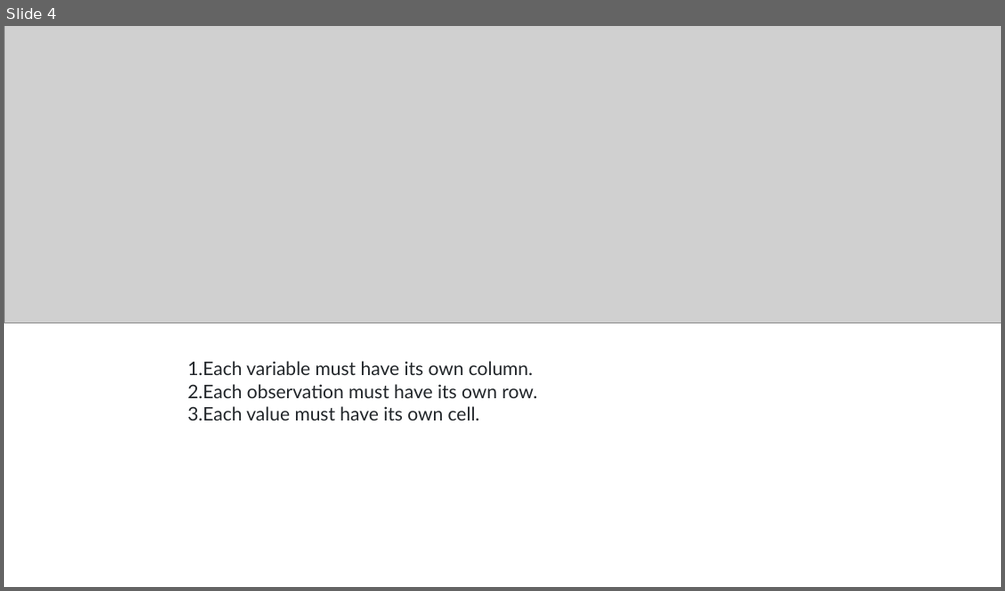
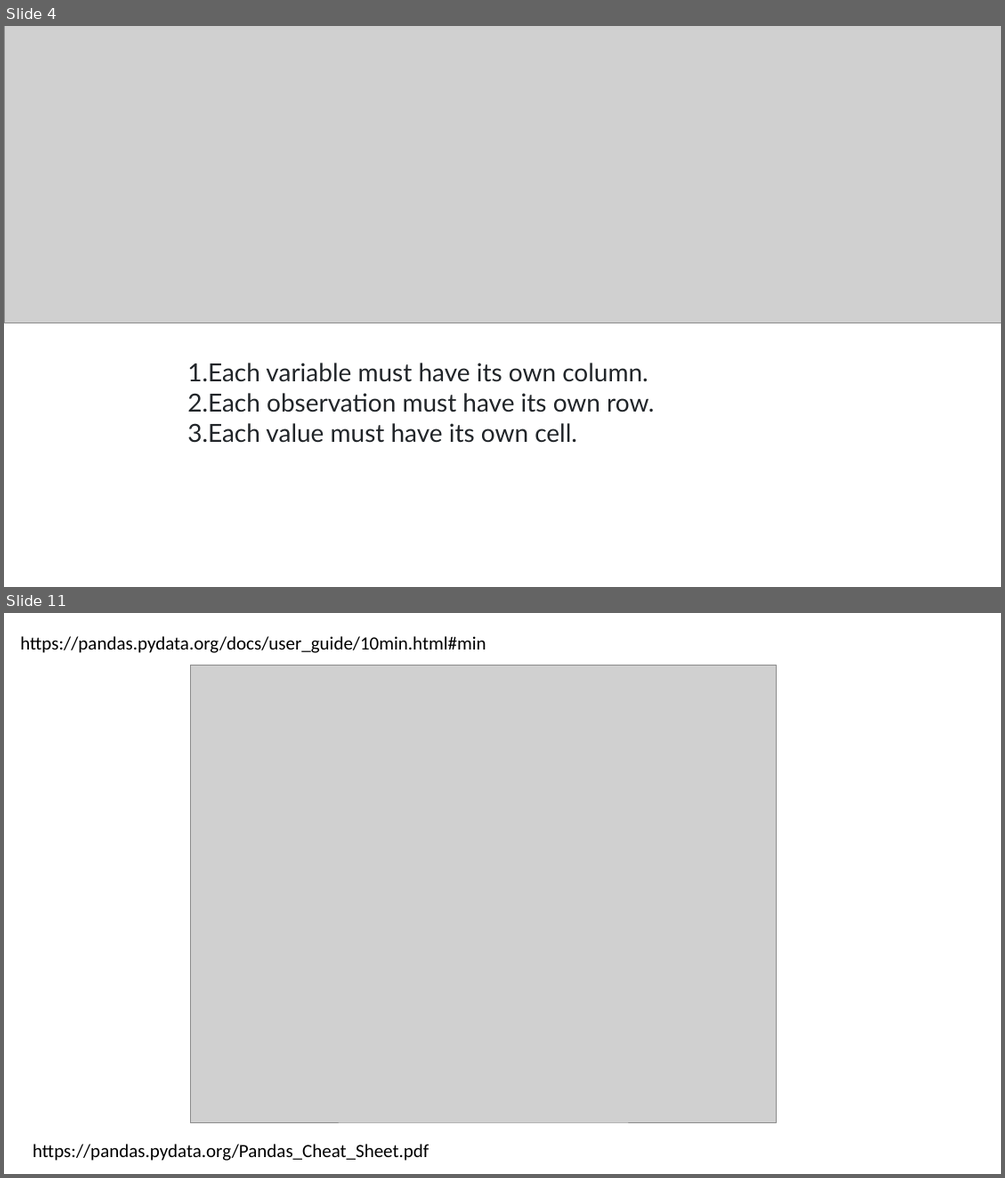
Before and after one commit to nicksavill/DEB_development, a slide deck: Week_2/TIdy_data.pptx. Shown one above the other, each under a label of ours: slide 4 before the commit, slides 4 and 11 after it; the slides between them are not shown. The pictures are 1005x591 and 1005x1178 pixels, drawn with LibreOffice and Linux fonts; fonts in the diff are those of the drawing; grey boxes stand for pictures. Boxes give left, top, right and bottom in pixels: in the first picture for what was removed or moved away, otherwise in the second. Text is boxed around its words. In the diff, an @@ line names an element or a change of style, - is before the commit and + after.

```diff
--- a/Week_2/TIdy_data.pptx
+++ b/Week_2/TIdy_data.pptx
@@ slide 11 added at box(4, 613, 1001, 1174), background #FFFFFF @@
@@ text added at box(20, 636, 485, 653), 18 pt, text #000000 @@
+https://pandas.pydata.org/docs/user_guide/10min.html#min
@@ picture added at box(190, 665, 777, 1122) @@
@@ text added at box(32, 1143, 429, 1160), 18 pt, text #000000 @@
+https://pandas.pydata.org/Pandas_Cheat_Sheet.pdf
@@ slide 4 changed as well @@
@@ text "Each variable must have its ..." at box(187, 362, 654, 443): size 18 to 24 pt @@
```
Also in this commit, not shown: 3 other slides changed, 6 other slides added, 13 other files.
